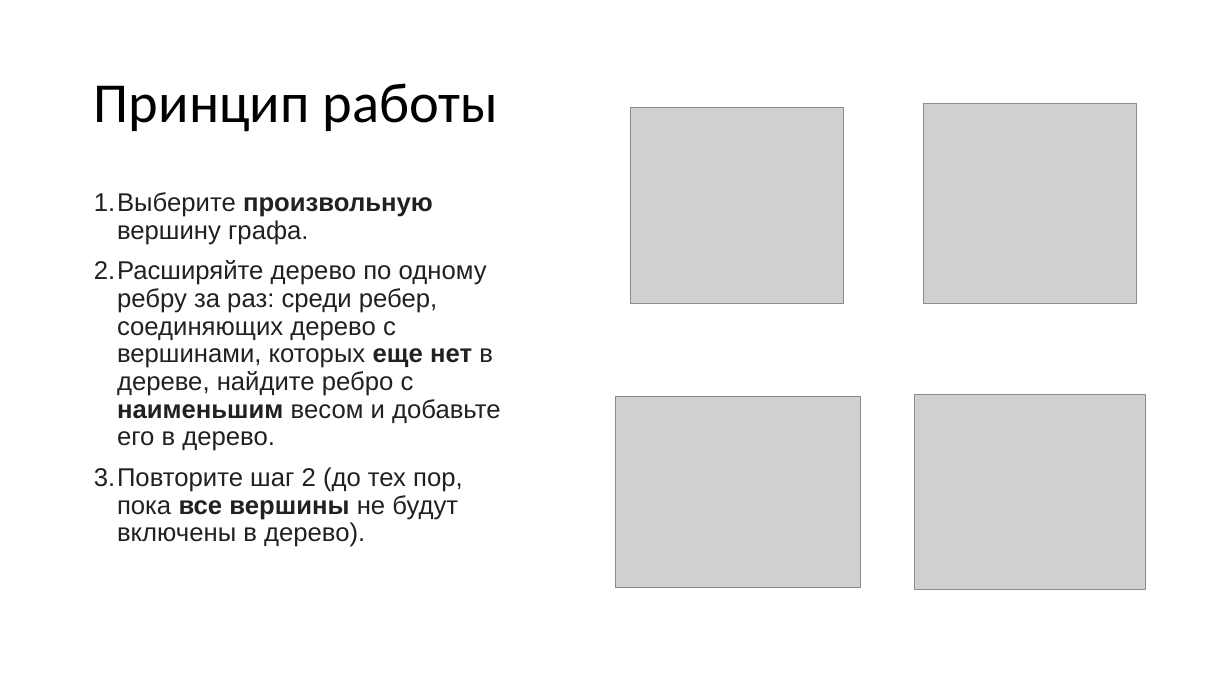
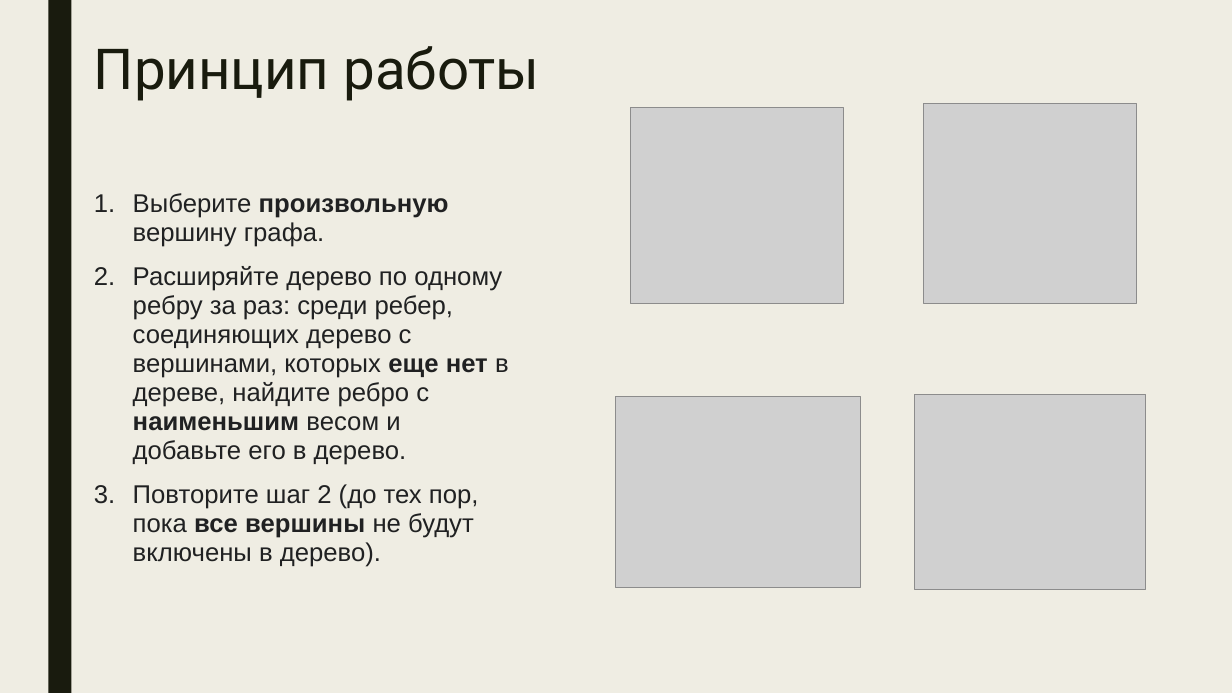
Before and after one commit to malinkies/PrimsAlgorithm, a slide deck: slide 3 of аисд.pptx. Drawn at 1232x693 pixels with LibreOffice and Linux fonts; fonts in the diff are those of the drawing; grey boxes stand for pictures. Boxes give left, top, right and bottom in pixels: in the first picture for what was removed or moved away, otherwise in the second. Text is boxed around its words. In the diff, an @@ line names an element or a change of style, - is before the commit and + after.

```diff
--- a/аисд.pptx
+++ b/аисд.pptx
@@ background #FFFFFF to #EFEDE3 @@
@@ rectangle added at (48, 0, 71, 693), fill #191B0E @@
@@ title "Принцип работы" at (94, 46, 540, 101): font Calibri to Roboto, text colour #000000 to #191B0E; line spacing 0.9 to 0.89; vertical alignment middle to top @@
@@ text "Выберите произвольную вершину графа." at (133, 193, 509, 567): indent changed; line spacing 0.9 to 0.94; more space between paragraphs @@
```
Also in this commit, not shown: 9 other slides changed.
